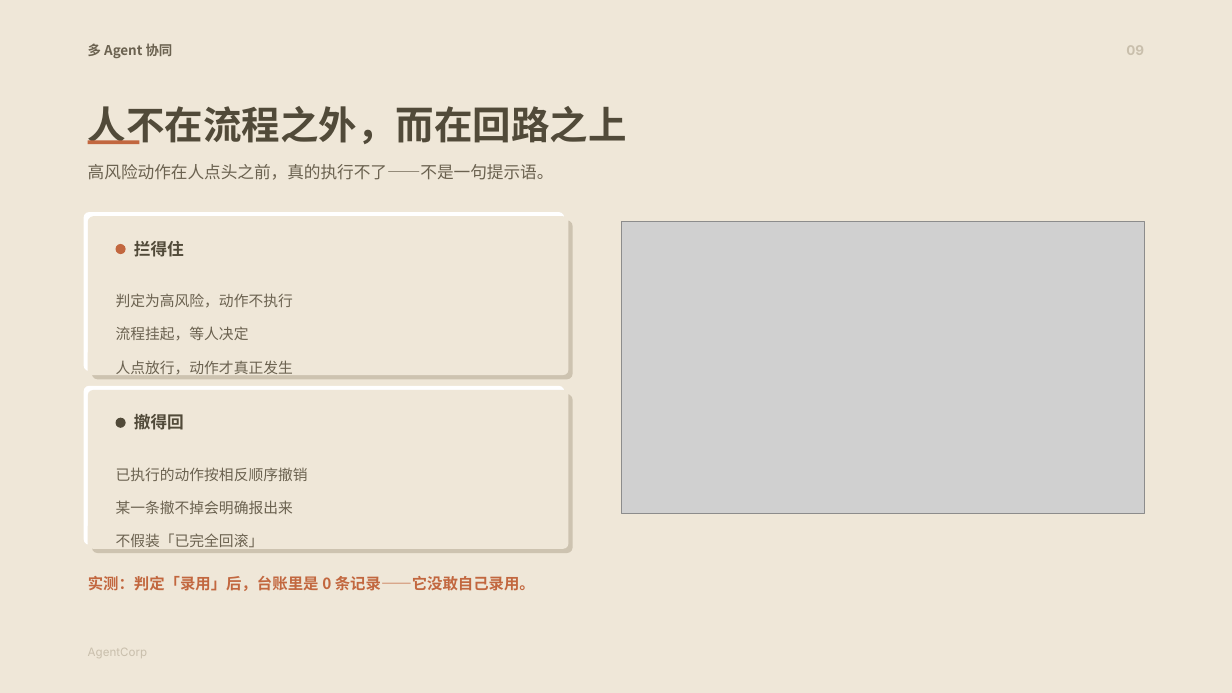
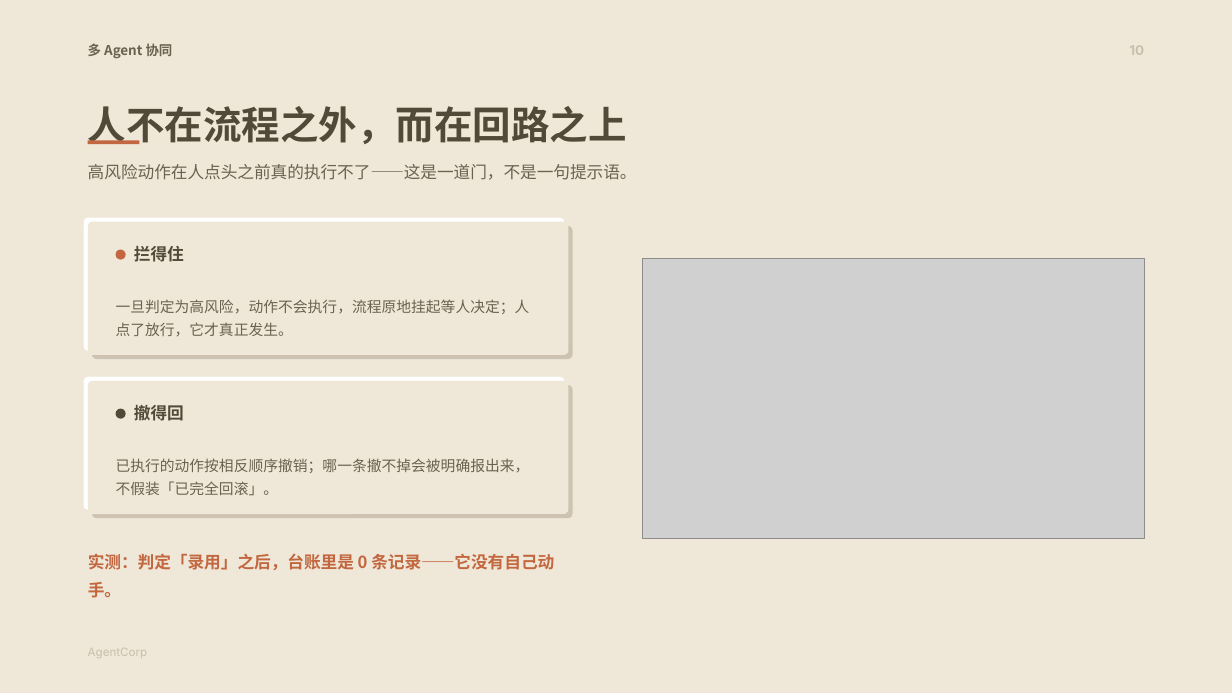
Before and after one commit to 1692775560/AgentCorp, a slide deck: slide 14 of 方案PPT/AgentCorp-方案.pptx (slide 13 before the commit). Drawn at 1232x693 pixels with LibreOffice and Linux fonts; fonts in the diff are those of the drawing; grey boxes stand for pictures. Boxes give left, top, right and bottom in pixels: in the first picture for what was removed or moved away, otherwise in the second. Text is boxed around its words. In the diff, an @@ line names an element or a change of style, - is before the commit and + after.

```diff
--- a/方案PPT/AgentCorp-方案.pptx
+++ b/方案PPT/AgentCorp-方案.pptx
@@ text at [1129,46,1144,55]: text changed @@
-09
+10
@@ text at [88,164,637,180]: text changed @@
-高风险动作在人点头之前，真的执行不了——不是一句提示语。
+高风险动作在人点头之前真的执行不了——这是一道门，不是一句提示语。
@@ rounded rectangle: place and size @@
-rounded rectangle at [84,212,565,371]
+rounded rectangle at [84,217,565,350]
@@ rounded rectangle: place and size @@
-rounded rectangle at [88,216,568,375]
+rounded rectangle at [88,222,568,355]
@@ rounded rectangle: place and size @@
-rounded rectangle at [91,220,572,379]
+rounded rectangle at [91,226,572,359]
@@ ellipse: place and size @@
-ellipse at [116,244,126,254]
+ellipse at [116,250,126,260]
@@ text "拦得住": place and size @@
-text "拦得住" at [134,241,184,257]
+text "拦得住" at [134,246,184,262]
@@ picture: place and size @@
-picture at [621,222,1144,514]
+picture at [642,258,1144,538]
@@ text at [116,299,530,336]: text changed @@
-判定为高风险，动作不执行
-流程挂起，等人决定
-人点放行，动作才真正发生
+一旦判定为高风险，动作不会执行，流程原地挂起等人决定；人点了放行，它才真正发生。
@@ rounded rectangle: place and size @@
-rounded rectangle at [84,385,565,544]
+rounded rectangle at [84,377,565,510]
@@ rounded rectangle: place and size @@
-rounded rectangle at [88,390,568,549]
+rounded rectangle at [88,381,568,514]
@@ rounded rectangle: place and size @@
-rounded rectangle at [91,394,572,553]
+rounded rectangle at [91,385,572,518]
@@ ellipse: place and size @@
-ellipse at [116,418,126,428]
+ellipse at [116,409,126,419]
@@ text "撤得回": place and size @@
-text "撤得回" at [134,414,184,430]
+text "撤得回" at [134,405,184,421]
@@ text at [116,458,530,495]: text changed @@
-已执行的动作按相反顺序撤销
-某一条撤不掉会明确报出来
-不假装「已完全回滚」
+已执行的动作按相反顺序撤销；哪一条撤不掉会被明确报出来，不假装「已完全回滚」。
@@ text at [88,554,554,598]: text changed; size 12 to 13 pt @@
-实测：判定「录用」后，台账里是 0 条记录——它没敢自己录用。
+实测：判定「录用」之后，台账里是 0 条记录——它没有自己动手。
```
Also in this commit, not shown: 17 other slides changed, 5 slides added, 4 slides removed, 1 other file.
